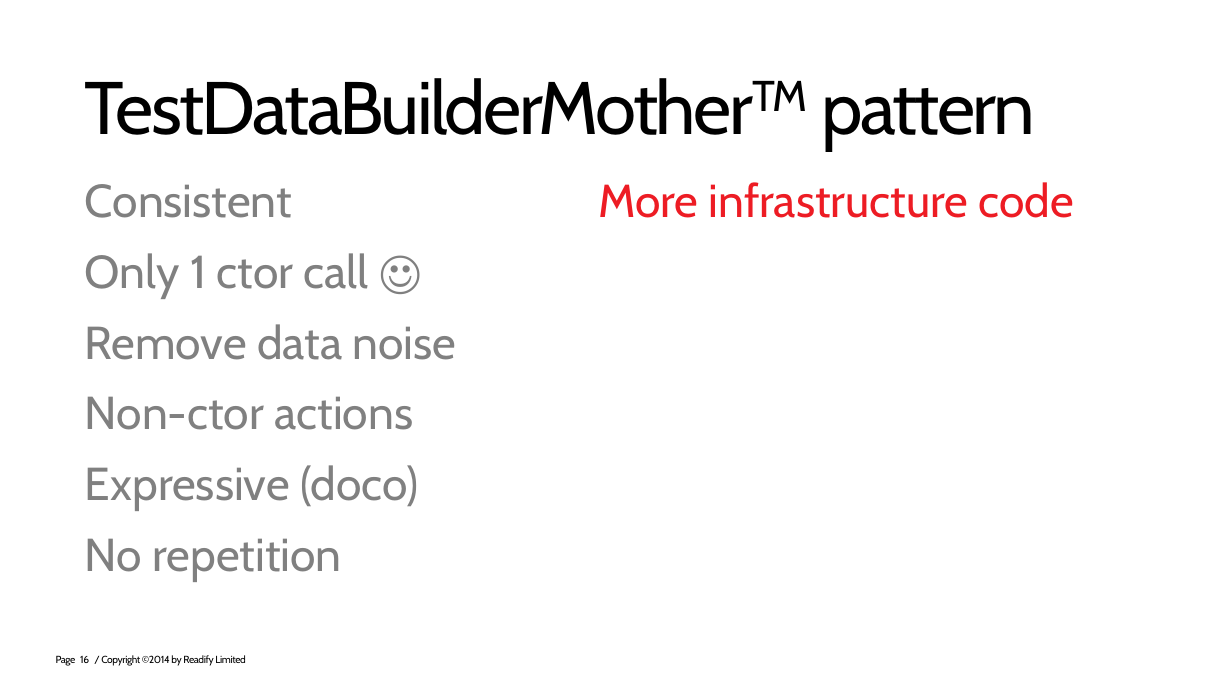
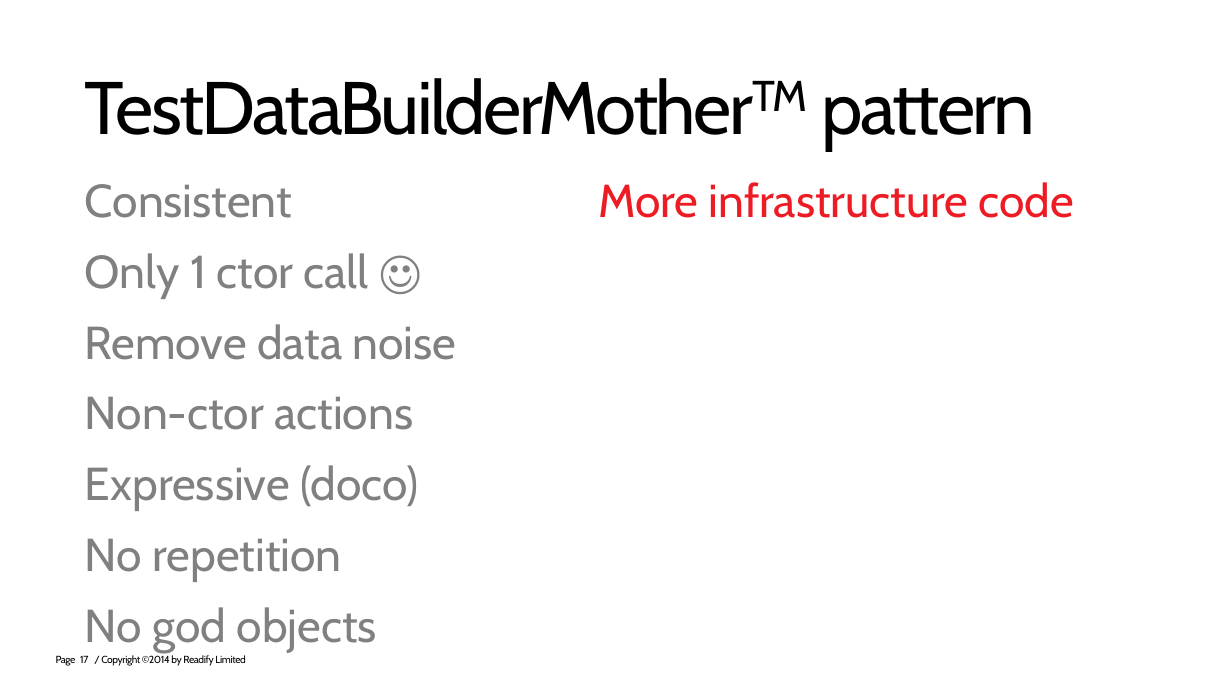
Before and after one commit to robdmoore/TestingPatternsWithDossierPresentation, a slide deck: slide 17 of Presentation.pptx (slide 16 before the commit). Drawn at 1232x693 pixels with LibreOffice and Linux fonts; fonts in the diff are those of the drawing; background and template pictures are left out. Boxes give left, top, right and bottom in pixels: in the first picture for what was removed or moved away, otherwise in the second. Text is boxed around its words. In the diff, an @@ line names an element or a change of style, - is before the commit and + after.

```diff
--- a/Presentation.pptx
+++ b/Presentation.pptx
@@ text at [85,607,377,653]: paragraph added @@
+No god objects
@@ page number at [80,655,88,663]: text changed @@
-16
+17
```
Also in this commit, not shown: 3 slides added, 1 slide removed, 5 other files.
